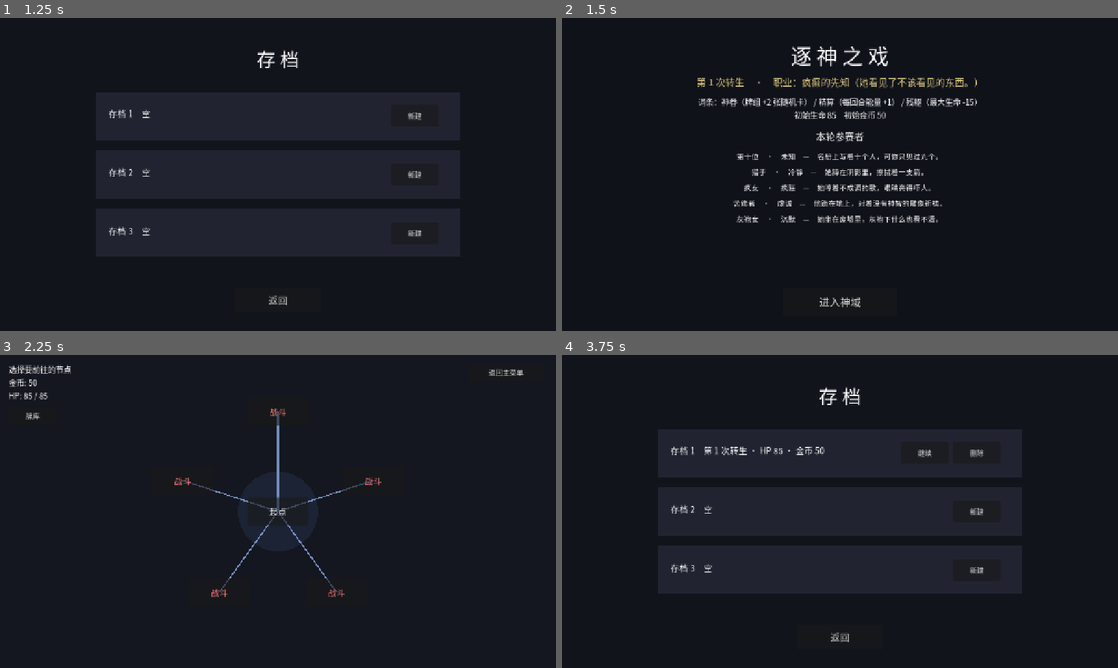
Above: before the commit, frames 1-4 (two rows, left to right).
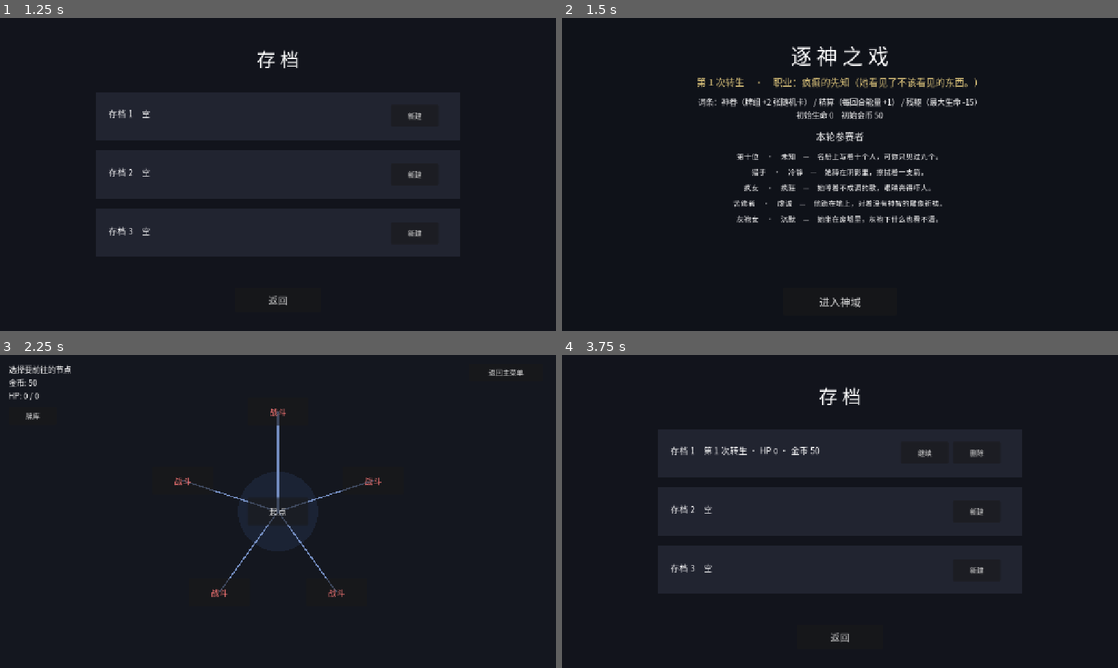
Above: after the commit, the same moments.

Repository: td1ql/godward
Game: Godot game, scene res://scenes/main_menu.tscn
Same seed, same stepped clock (60 frames per second), same inputs: the game is played once before the commit and once after it.
Inputs:
- Up to frame 1 (1.25 s): click "开始游戏" at 0.5 s
- Up to frame 2 (1.5 s): click "新建" at 1.25 s
- Up to frame 3 (2.25 s): click "进入神域" at 2 s
- Up to frame 4 (3.75 s): click "返回主菜单" at 2.75 s; click "开始游戏" at 3.5 s

Frame 1 is identical in both runs. In frame 2, 0.3% of the frame differs, in the area x 41-59%, y 29-33%; in frame 3, less than 0.1%; in frame 4, 0.1%.
Error after the commit: Invalid access to property or key 'META_HP_PER_RUN' on a base object of type 'Node (run_config.gd)'. (res://scripts/game_state.gd:87)

Commit message:
balance: 遗骸卡按5倍率重配（为第三幕神战做准备）；遭遇牌每场使用次数上限

Diff:
--- a/scripts/battle_demo.gd
+++ b/scripts/battle_demo.gd
@@ -21,6 +21,7 @@
 var pending_selected: Array = []
 var _draw_depth := 0
 var max_energy: int = RunConfig.MAX_ENERGY
+var battle_uses := {}
 
 @onready var info_label: Label = $InfoLabel
 @onready var combat_label: Label = $CombatLabel
@@ -126,6 +127,16 @@
 func _render_hand() -> void:
 	hand_view.render(deck.hand, player_energy, pending_effect, pending_selected)
 
+# 返回本场战斗还能用几次；-1 表示不限制
+func _uses_left(card: String) -> int:
+	var limit: int = int(CardDB.get_card(card).get("max_uses", 0))
+	if limit <= 0:
+		return -1
+	return max(0, limit - int(battle_uses.get(card, 0)))
+
+func _mark_used(card: String) -> void:
+	battle_uses[card] = int(battle_uses.get(card, 0)) + 1
+
 func _draw_cards(n: int) -> void:
 	if _draw_depth >= 3:
 		return
@@ -135,6 +146,9 @@
 	var extra_draw := 0
 	for card in deck.draw_raw(n):
 		if CardDB.kind_of(card) == "encounter":
+			if _uses_left(card) == 0:
+				continue
+			_mark_used(card)
 			_apply_card_effects(card)
 			deck.discard_pile.append(card)
 			encounters.append(CardDB.card_text(card).replace("\n", " "))
@@ -194,6 +208,9 @@
 	if index < 0 or index >= deck.hand.size():
 		return
 	var c: String = deck.hand[index]
+	if _uses_left(c) == 0:
+		Toast.show_text("「%s」本场战斗已用完" % c, 2.0)
+		return
 	var d: Dictionary = CardDB.get_card(c)
 	if player_energy < d["cost"]:
 		return
@@ -211,6 +228,7 @@
 	_apply_card_effects(c)
 	deck.hand.remove_at(index)
 	deck.discard_pile.append(c)
+	_mark_used(c)
 	_check_game_over()
 	_render_hand()
 	_update_ui()
--- a/scripts/card_db.gd
+++ b/scripts/card_db.gd
@@ -88,12 +88,12 @@
 	"信仰": {"kind": "action", "cost": 1, "damage": 0, "block": 10, "heal": 5, "divine": true, "price": 65},
 
 	# ===== 遭遇牌：抽到立即生效 =====
-	"陷阱": {"kind": "encounter", "cost": 0, "damage": 0, "block": 0, "self_damage": 5, "price": 0},
-	"灵感": {"kind": "encounter", "cost": 0, "damage": 0, "block": 0, "draw": 2, "self_damage": 3, "price": 0},
-	"霉运": {"kind": "encounter", "cost": 0, "damage": 0, "block": 0, "self_damage": 4, "price": 0},
-	"启示": {"kind": "encounter", "gain_energy": 1, "cost": 0, "damage": 0, "block": 0, "draw": 1, "self_damage": 2, "price": 0},
-	"惊梦": {"kind": "encounter", "cost": 0, "damage": 0, "draw": 1, "block": 0, "self_damage": 6, "price": 0},
-	"圣光": {"kind": "encounter", "gain_energy": 1, "damage": 0, "block": 8, "price": 0},
+	"陷阱": {"kind": "encounter", "max_uses": 1, "cost": 0, "damage": 0, "block": 0, "self_damage": 5, "price": 0},
+	"灵感": {"kind": "encounter", "max_uses": 2, "cost": 0, "damage": 0, "block": 0, "draw": 2, "self_damage": 3, "price": 0},
+	"霉运": {"kind": "encounter", "max_uses": 5, "cost": 0, "damage": 0, "block": 0, "self_damage": 4, "price": 0},
+	"启示": {"kind": "encounter", "max_uses": 2, "gain_energy": 1, "cost": 0, "damage": 0, "block": 0, "draw": 1, "self_damage": 2, "price": 0},
+	"惊梦": {"kind": "encounter", "max_uses": 2, "cost": 0, "damage": 0, "draw": 1, "block": 0, "self_damage": 6, "price": 0},
+	"圣光": {"kind": "encounter", "max_uses": 3,"gain_energy": 1, "damage": 0, "block": 8, "price": 0},
 
 	# ===== 遗骸专属卡（只在遗骸事件里出现）=====
 	"守夜": {"kind": "action", "cost": 1, "damage": 0, "block": 16, "remnant": true, "price": 0},
--- a/scripts/game_state.gd
+++ b/scripts/game_state.gd
@@ -53,9 +53,7 @@
 	_apply_traits()
 
 func _apply_traits() -> void:
-	player_max_hp = max(10, RunConfig.START_HP + TraitDB.total_hp(traits))
-	if transmigration >= 10:
-		player_max_hp += 20
+	player_max_hp = recompute_max_hp()
 	player_hp = player_max_hp
 	gold = max(0, RunConfig.START_GOLD + TraitDB.total_gold(traits))
 	if transmigration >= 9:
@@ -73,6 +71,8 @@
 	pending_cleanup = false
 	pending_node = -1
 	pending_snapshot = {}
+	pending_contestant = ""
+	pending_enemy = {}
 	milestone_card = false
 	milestone_discard = false
 	allies.clear()
@@ -83,11 +83,18 @@
 func initial_energy() -> int:
 	return max(1, RunConfig.MAX_ENERGY + TraitDB.total_energy(traits))
 
+func recompute_max_hp() -> int:
+	var hp: int = max(10, RunConfig.START_HP + TraitDB.total_hp(traits) + (transmigration - 1) * RunConfig.META_HP_PER_RUN)
+	if transmigration >= 10:
+		hp += 20
+	return hp
+
 func _slot_path(slot: int) -> String:
 	return "user://save_%d.txt" % slot
 
 func save_game() -> void:
 	var data := {
+		"player_max_hp": player_max_hp,
 		"vocation_history": vocation_history,
 		"milestone_card": milestone_card,
 		"milestone_discard": milestone_discard,
@@ -165,6 +172,10 @@
 	pending_contestant = str(data.get("pending_contestant", ""))
 	pending_cleanup = bool(data.get("pending_cleanup", false))
 	vocation = str(data.get("vocation", ""))
+	if data.has("player_max_hp"):
+		player_max_hp = int(data["player_max_hp"])
+	else:
+		player_max_hp = recompute_max_hp()
 	current_slot = s
 	return true
 
--- a/scripts/map.gd
+++ b/scripts/map.gd
@@ -81,6 +81,7 @@
 	GameState.save_game()
 
 func _process(_delta: float) -> void:
+	_update_hud()
 	if is_moving:
 		queue_redraw()
 
